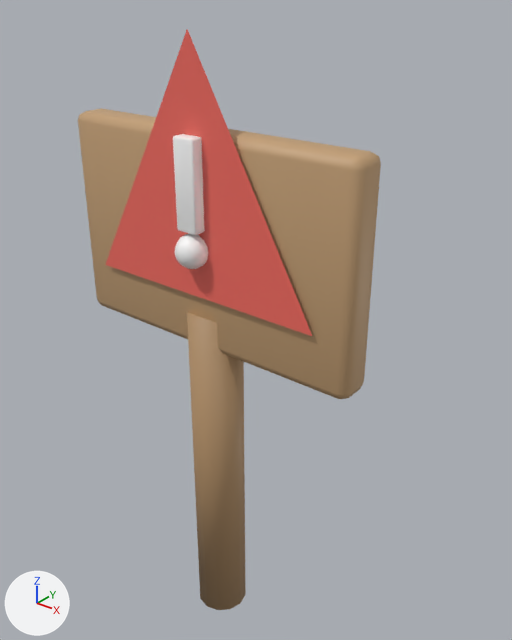
Before and after pictures for a commit that changed the glTF model games/pokemon/3D/assets/models/sign.glb.
Rendered twice from a 50 mm camera at (0.908, -0.997, 1.431) aimed at (0.036, 0.093, 0.755). Lighting does not change. The marker at lower left points along +X, +Y and +Z. The older version comes first. Where no turn or scale is listed for an object, it has been applied to the vertices. Vertices at exactly the same position are counted once.

Objects in the first picture: 'Bang_Dot', 'Bang_V', 'Board', 'Post', 'Triangle'.
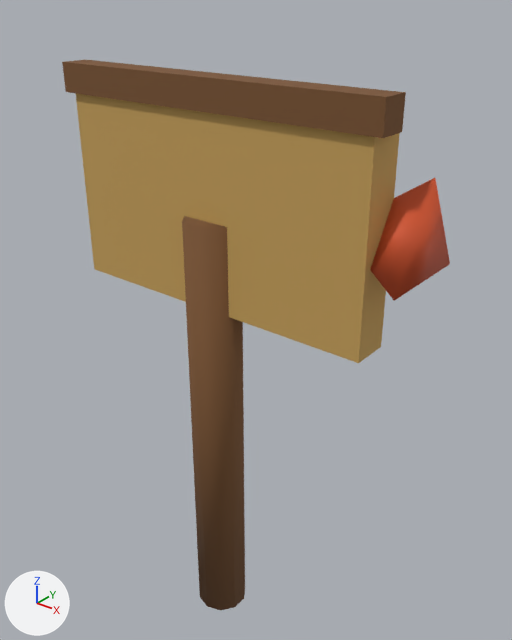
What differs and where, as boxes (x1, y1, x2, y2) in the pictures (512 x 640 px):
'board', added (orange): after (76, 94, 400, 363)
'Board', deleted (brown): before (78, 108, 381, 399)
'Triangle', deleted (red): before (106, 29, 312, 336)
'Post', reshaped, moved (7% wider, 32% taller): before (187, 312, 246, 610); after (182, 216, 245, 610)
'board_trim', added (brown): after (62, 59, 406, 138)
'arrow', added (orange): after (370, 178, 450, 301)
'Bang_V', deleted: before (173, 134, 205, 235)
'Bang_Dot', deleted: before (174, 233, 208, 269)
part 1 of me_cylinder, deleted (brown): before (187, 312, 246, 610)
part 2 of me_cylinder, added (brown): after (182, 216, 245, 610)

Diff of the bpy script that builds the scene:
```diff
--- a/games/pokemon/3D/assets/models/sign.glb.py
+++ b/games/pokemon/3D/assets/models/sign.glb.py
@@ mat_m_wood_1 @@
+mat_m_wood_1 = principled_material('m_wood')
+mat_m_wood_1.base_color = (0.195, 0.0865, 0.0296)  # brown #7a5330
+mat_m_wood_1.roughness = 0.9
@@ mat_m_arrow @@
+mat_m_arrow = principled_material('m_arrow')
+mat_m_arrow.base_color = (0.687, 0.0931, 0.0242)  # orange #d8562b
+mat_m_arrow.roughness = 0.7
@@ mat_m_wood2_1 @@
+mat_m_wood2_1 = principled_material('m_wood2')
+mat_m_wood2_1.base_color = (0.571, 0.356, 0.102)  # orange #c7a15a
+mat_m_wood2_1.roughness = 0.85
@@ me_cylinder @@
 # used by ob_post; location = (0.0, 0.0, 0.4)
-me_cylinder.from_pydata(...)  # 24 vertices, 44 faces; spans x -0.06..0.06, y -0.06..0.06, z -0.4..0.4
-me_cylinder.materials.append(mat_m_wood2)  # brown #b39069
+me_cylinder.from_pydata(...)  # 20 vertices, 36 faces; spans x -0.057..0.057, y -0.06..0.06, z -0.5..0.5
+# me_cylinder part 1: the whole mesh is rebuilt
+# me_cylinder part 2
+# 10 vertices are added at x -0.057..0.057, y -0.06..0.06, z -0.5
+# 10 new vertices lie (0.0, 0.0, 1.0) away from vertices in x -0.057..0.057, y -0.06..0.06, z -0.5
+# 36 new faces join them
+me_cylinder.materials.append(mat_m_wood_1)  # brown #7a5330
@@ me_arrow @@
+me_arrow.from_pydata([(0.09, 0.0, 0.12), (0.09, -0.104, -0.06), (0.09, 0.104, -0.06), (-0.09, 0.0, 0.0)], [], [(0, 3, 1), (0, 1, 2), (1, 3, 2), (2, 3, 0)])
+me_arrow.materials.append(mat_m_arrow)  # orange #d8562b
@@ me_board_trim @@
+me_board_trim.from_pydata(...)  # a box spanning x -0.38..0.38, y -0.03..0.03, z -0.03..0.03
+me_board_trim.materials.append(mat_m_wood_1)  # brown #7a5330
@@ me_board @@
+me_board.from_pydata(...)  # a box spanning x -0.36..0.36, y -0.04..0.04, z -0.21..0.21
+me_board.materials.append(mat_m_wood2_1)  # orange #c7a15a
@@ ob_bang_dot @@
-ob_bang_dot = bpy.data.objects.new('Bang_Dot', me_sphere)
-ob_bang_dot.location = (0.0, -0.06, 0.95)
@@ ob_bang_v @@
-ob_bang_v = bpy.data.objects.new('Bang_V', me_cube_001)
-ob_bang_v.location = (0.0, 0.0, 0.0)
@@ ob_board @@
-ob_board = bpy.data.objects.new('Board', me_cube)
-ob_board.location = (0.0, 0.0, 0.0)
@@ ob_post @@
 ob_post = bpy.data.objects.new('Post', me_cylinder)
-ob_post.location = (0.0, 0.0, 0.4)
+ob_post.location = (0.0, 0.0, 0.5)
@@ ob_triangle @@
-ob_triangle = bpy.data.objects.new('Triangle', me_trimesh)
-ob_triangle.location = (0.0, 0.0, 0.0)
@@ ob_arrow @@
+ob_arrow = bpy.data.objects.new('arrow', me_arrow)
+ob_arrow.location = (0.34, 0.06, 1.02)
@@ ob_board_trim @@
+ob_board_trim = bpy.data.objects.new('board_trim', me_board_trim)
+ob_board_trim.location = (0.0, 0.0, 1.24)
@@ ob_board_1 @@
+ob_board_1 = bpy.data.objects.new('board', me_board)
+ob_board_1.location = (0.0, 0.02, 1.02)
```
